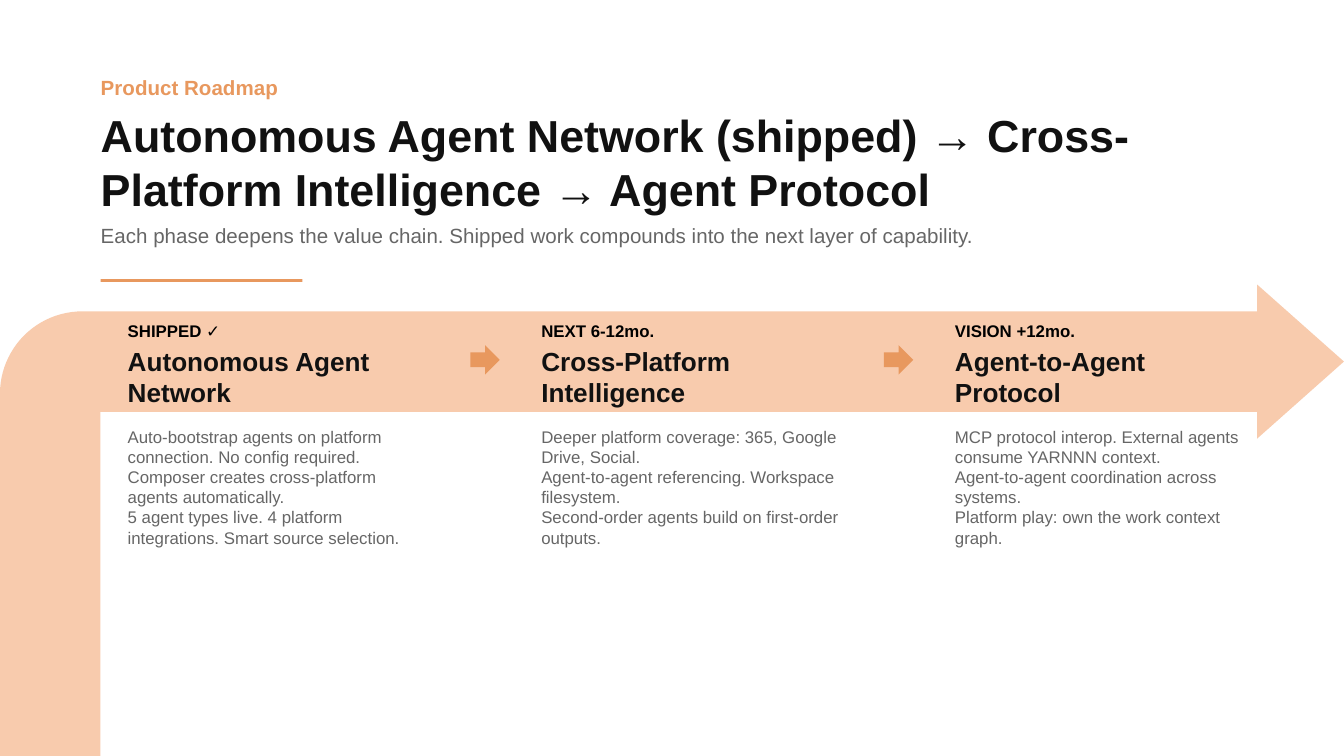
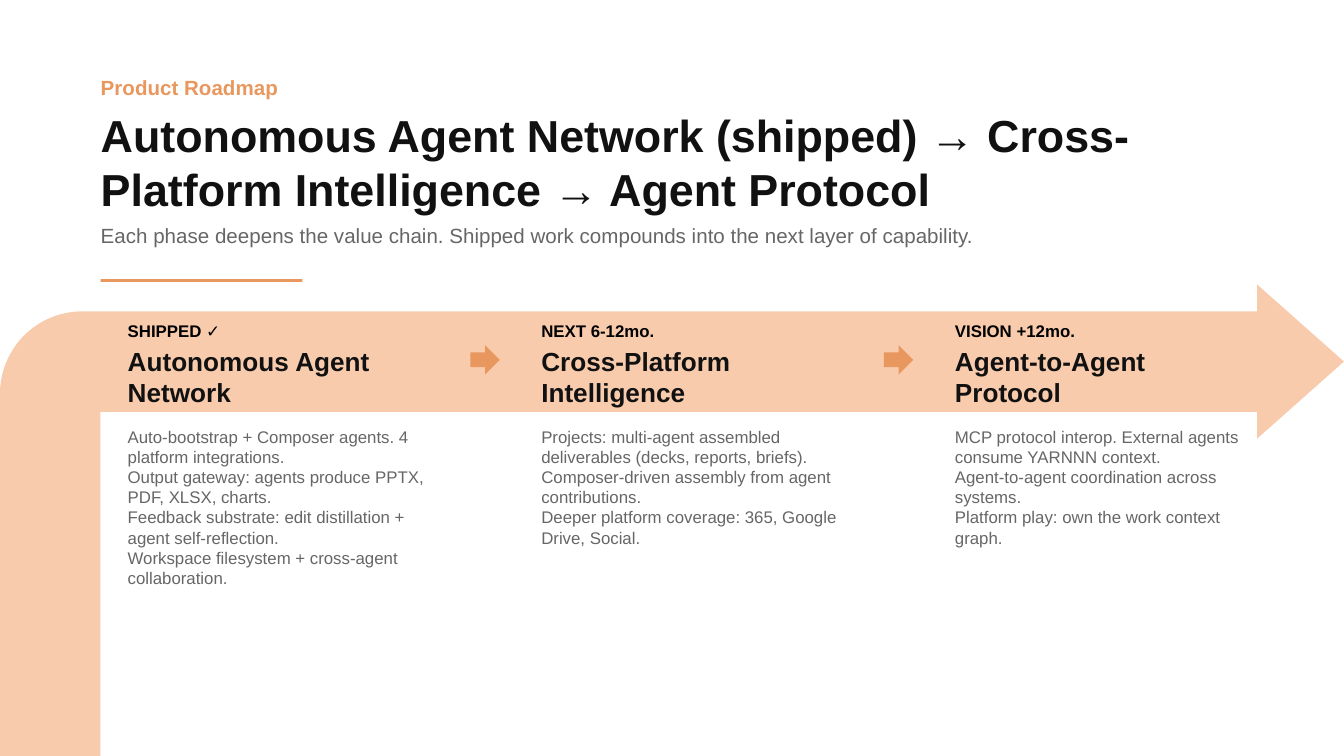
Before and after one commit to Kvkthecreator/yarnnnn, a slide deck: slide 15 of docs/working_docs/investors/IR Deck - yarnnn - March 2026 v2.pptx. Drawn at 1344x756 pixels with LibreOffice and Linux fonts; fonts in the diff are those of the drawing. Boxes give left, top, right and bottom in pixels: in the first picture for what was removed or moved away, otherwise in the second. Text is boxed around its words. In the diff, an @@ line names an element or a change of style, - is before the commit and + after.

```diff
--- a/docs/working_docs/investors/IR Deck - yarnnn - March 2026 v2.pptx
+++ b/docs/working_docs/investors/IR Deck - yarnnn - March 2026 v2.pptx
@@ text at [128,431,424,584]: text changed @@
-Auto-bootstrap agents on platform connection. No config required.
-Composer creates cross-platform agents automatically.
-5 agent types live. 4 platform integrations. Smart source selection.
+Auto-bootstrap + Composer agents. 4 platform integrations.
+Output gateway: agents produce PPTX, PDF, XLSX, charts.
+Feedback substrate: edit distillation + agent self-reflection.
+Workspace filesystem + cross-agent collaboration.
@@ text at [541,431,831,503]: paragraphs added @@
+Projects: multi-agent assembled deliverables (decks, reports, briefs).
+Composer-driven assembly from agent contributions.
@@ text at [541,471,838,548]: paragraphs removed @@
-Agent-to-agent referencing. Workspace filesystem.
-Second-order agents build on first-order outputs.
```
Also in this commit, not shown: 6 other slides changed, 2 other files.
